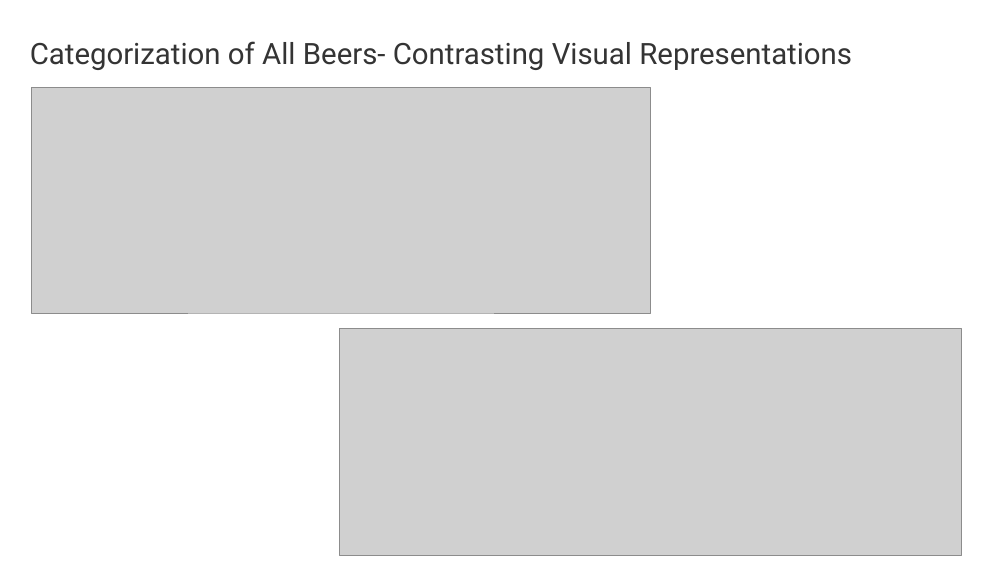
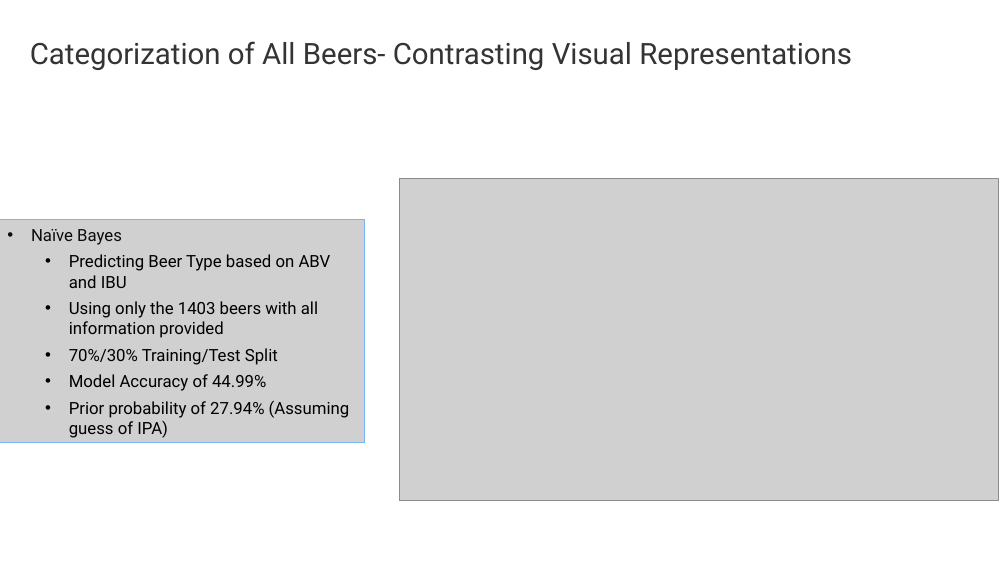
Before and after one commit to C-Stewart-GH/DDS_6306_CS1, a slide deck: slide 12 of Final_CS1_Presentation_DDS_6306.pptx (slide 10 before the commit). Drawn at 1008x567 pixels with LibreOffice and Linux fonts; fonts in the diff are those of the drawing; grey boxes stand for pictures; background and template pictures are left out. Boxes give left, top, right and bottom in pixels: in the first picture for what was removed or moved away, otherwise in the second. Text is boxed around its words. In the diff, an @@ line names an element or a change of style, - is before the commit and + after.

```diff
--- a/Final_CS1_Presentation_DDS_6306.pptx
+++ b/Final_CS1_Presentation_DDS_6306.pptx
@@ picture removed at [32, 87, 651, 313] @@
@@ picture added at [399, 178, 998, 501] @@
@@ picture added at [0, 220, 365, 443], 16 pt, text #000000 @@
+• Naïve Bayes
+  • Predicting Beer Type based on ABV and IBU
+  • Using only the 1403 beers with all information provided
+  • 70%/30% Training/Test Split
+  • Model Accuracy of 44.99%
+  • Prior probability of 27.94% (Assuming guess of IPA)
@@ picture removed at [340, 328, 962, 555] @@
```
Also in this commit, not shown: 6 other slides changed, 3 slides added, 5 slides removed, 4 other files.
